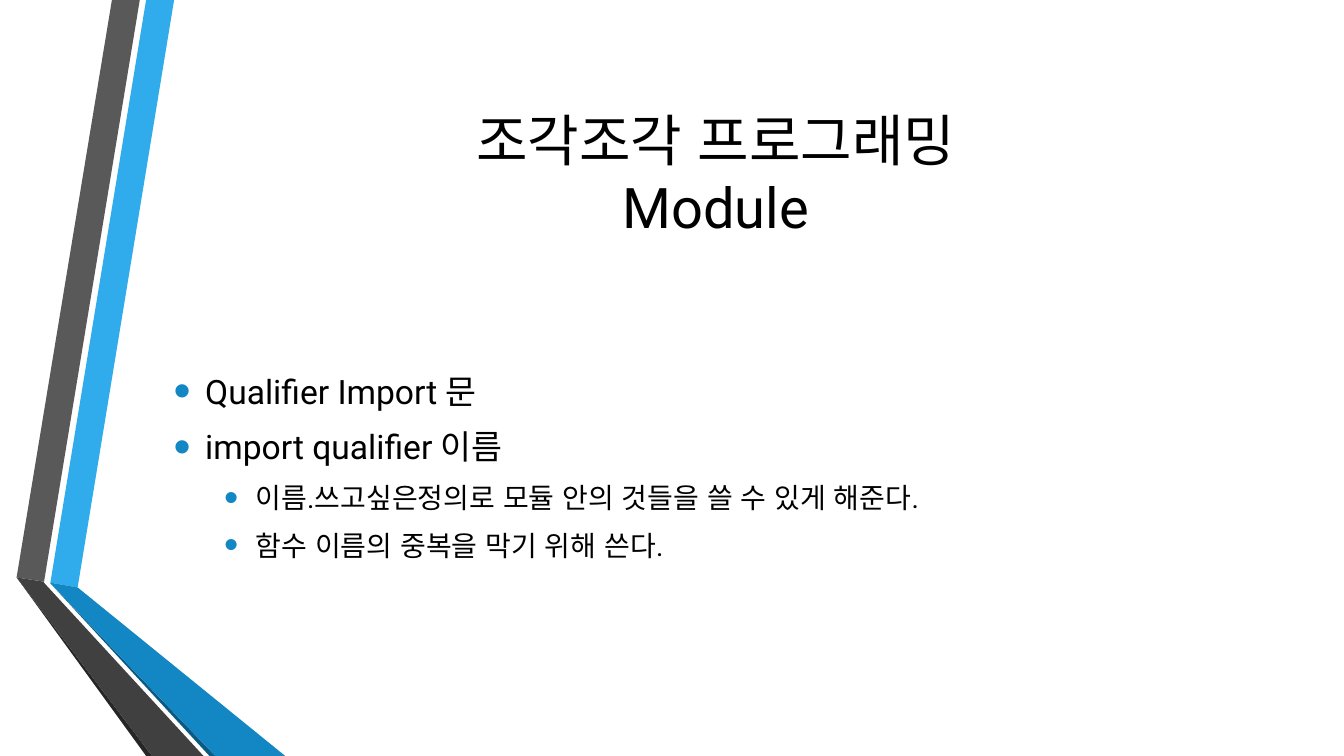
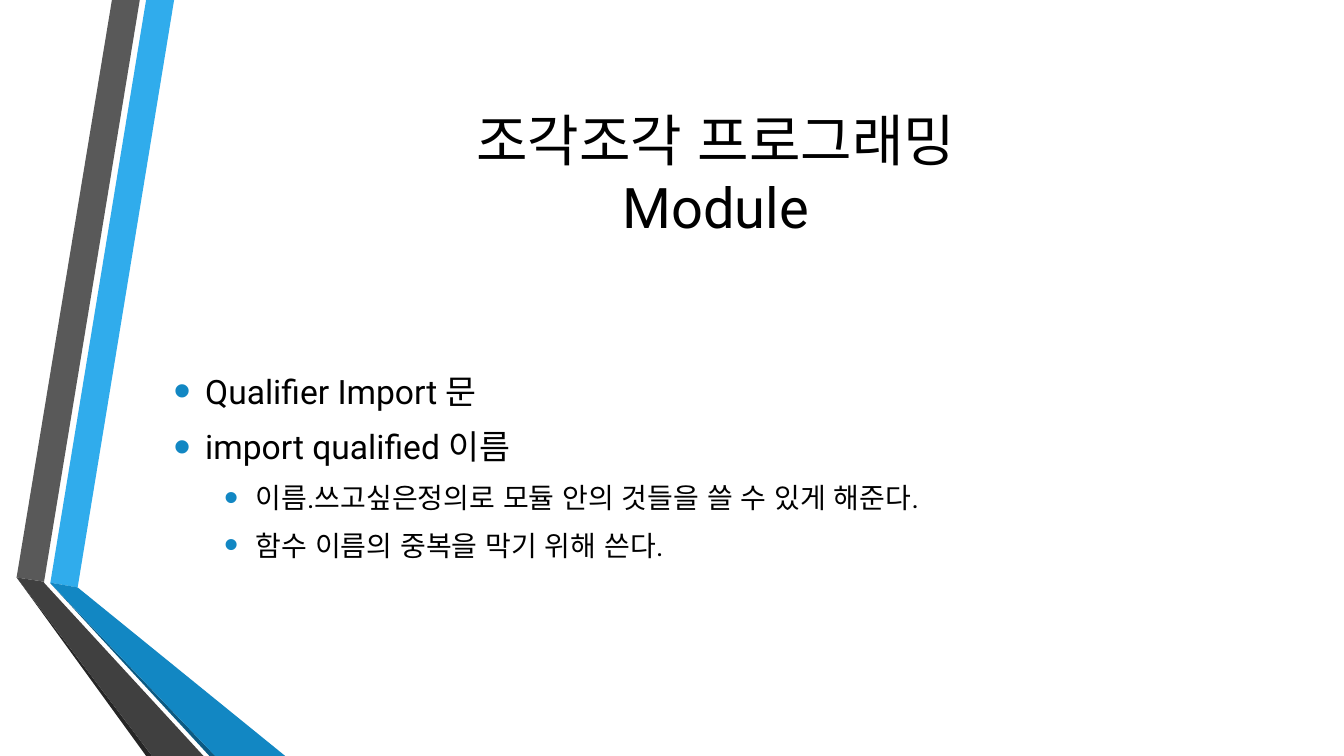
Before and after one commit to Ailrun/HaskellTutorial, a slide deck: slide 84 of Haskell04.pptx (slide 83 before the commit). Drawn at 1344x756 pixels with LibreOffice and Linux fonts; fonts in the diff are those of the drawing; background and template pictures are left out. Boxes give left, top, right and bottom in pixels: in the first picture for what was removed or moved away, otherwise in the second. Text is boxed around its words. In the diff, an @@ line names an element or a change of style, - is before the commit and + after.

```diff
--- a/Haskell04.pptx
+++ b/Haskell04.pptx
@@ text at [205, 431, 510, 466]: text changed @@
-• import qualifier 이름
+• import qualified 이름
```
Also in this commit, not shown: 5 other slides changed, 1 slide added, 6 other files.
